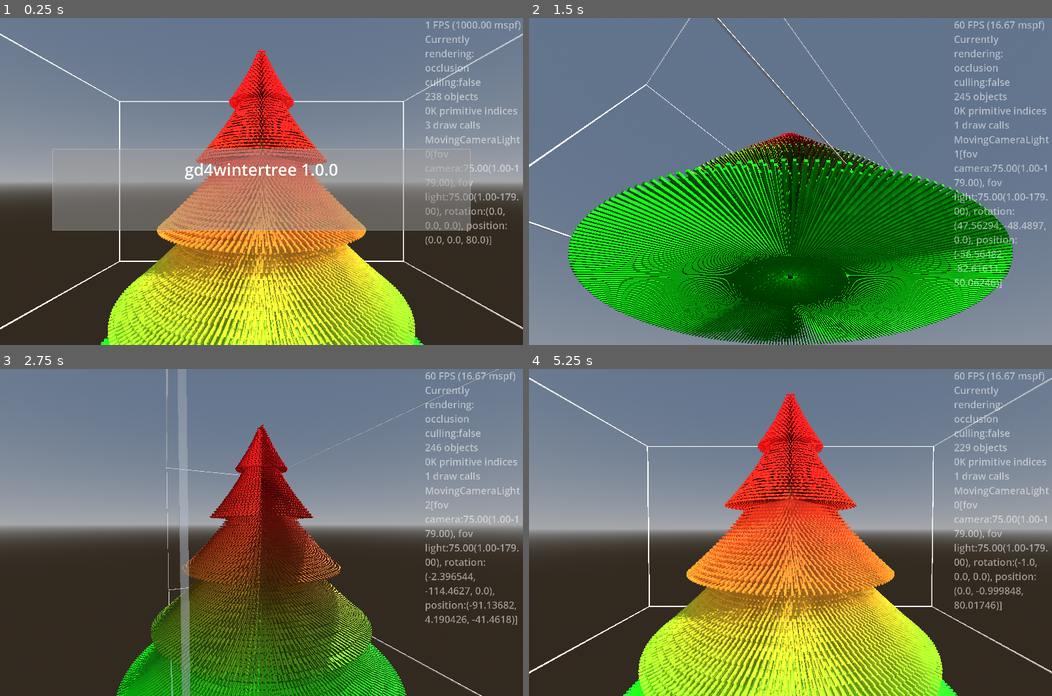
Above: before the commit, frames 1-4 (two rows, left to right).
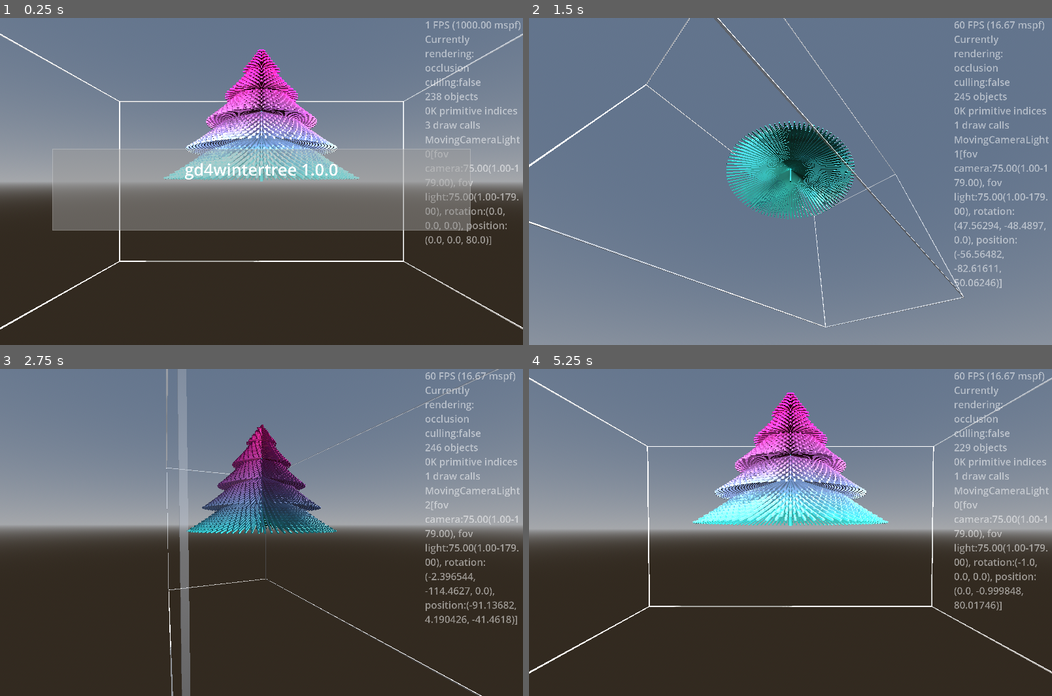
Above: after the commit, the same moments.

Repository: kasworld/gd4wintertree
Game: Godot game, scene res://main.tscn
The game is run twice, just before and just after one commit, with the same random seed, the same clock (stepped at 60 frames per second) and the same inputs.
Inputs (mouse positions are in pixels of both pictures, inside the frame that each line leads up to):
- Up to frame 1 (0.25 s): no input
- Up to frame 2 (1.5 s): tap Enter at 0.5 s; move the mouse to (905, 165) at 0.52 s; hold Right 0.53-1.28 s; tap Q at 0.6 s; click (905, 165) at 0.67 s; move the mouse to (685, 197) at 1.27 s; hold Down from 1.28 s (still down); tap E at 1.35 s
- Up to frame 3 (2.75 s): move the mouse to (313, 460) at 2.02 s; release Down at 2.03 s; hold Right from 2.03 s (still down); tap Enter at 2.1 s
- Up to frame 4 (5.25 s): move the mouse to (764, 597) at 2.77 s; release Right at 2.78 s; hold Up 2.78-3.53 s; tap Q at 2.85, 5.1 s; click (764, 597) at 2.92 s; move the mouse to (947, 581) at 3.52 s; hold Left 3.53-5.03 s; tap E at 3.6 s; move the mouse to (633, 483) at 4.27 s; tap Enter at 4.35 s; tap Space at 5 s; move the mouse to (816, 532) at 5.02 s; hold Down from 5.03 s (still down); click (816, 532) at 5.17 s

The runs differ from the first frame. In frame 1, 29% of the frame differs, in the area x 19-81%, y 9-100%; in frame 2, 39%, in the area x 3-93%, y 31-100%; in frame 3, 20%; in frame 4, 30%.

Commit message:
update LineTree

Diff:
--- a/line_tree/line_tree.gd
+++ b/line_tree/line_tree.gd
@@ -1,19 +1,26 @@
 extends Node3D
 class_name LineTree
 
-func _ready() -> void:
+
+func init(h :float, w :float, co1 :Color, co2 :Color) -> LineTree:
+	$"중심기둥".mesh.top_radius = w/1000
+	$"중심기둥".mesh.bottom_radius = w/100
+	$"중심기둥".mesh.height = h
+	$"중심기둥".mesh.material.albedo_color = co2
+	$"중심기둥".position.y = h /2
 	var lines := []
-	for y in range(50,-50,-1):
-		var rate := (50.0-y)/100.0
-		var r :float= lerp(1.0,40.0, rate ) + fposmod(rate*100,20)*rate
-		lines.append_array(make_lines(y,240*rate,10*rate,r))
-	$Lines.multi_line_by_pos(lines, 0.5, Color.DARK_GREEN,1.0)
-	$Lines.set_gradient_color_all(Color.RED, Color.GREEN)
+	for y in range(h,0,-1):
+		var rate := (h-y)/h
+		var r :float= lerp(1.0, w/2, rate ) + fposmod(rate*h, h/5)*rate
+		lines.append_array(make_lines(y,w*2*rate,10*rate,r))
+	$Lines.multi_line_by_pos(lines, 0.5, Color.WHITE)
+	$Lines.set_gradient_color_all(co1,co2)
+	return self
 
 func make_lines(start_y :float, count :int, h :float, r :float) -> Array:
 	var rtn := []
 	for i in count:
 		var rad := 2*PI / count *i
-		var to := Vector3(cos(rad)*r, start_y - h , sin(rad)*r)
-		rtn.append([Vector3(0,start_y,0), to])
+		var to := Vector3(cos(rad)*r, start_y  , sin(rad)*r)
+		rtn.append([Vector3(0,start_y+h,0), to])
 	return rtn
--- a/line_tree/line_tree.tscn
+++ b/line_tree/line_tree.tscn
@@ -7,13 +7,9 @@
 resource_local_to_scene = true
 
 [sub_resource type="StandardMaterial3D" id="StandardMaterial3D_2vil8"]
-albedo_color = Color(0, 0.29639584, 3.85046e-07, 1)
 
 [sub_resource type="CylinderMesh" id="CylinderMesh_mc5fr"]
 material = SubResource("StandardMaterial3D_2vil8")
-top_radius = 0.1
-bottom_radius = 1.0
-height = 100.0
 
 [node name="LineTree" type="Node3D"]
 script = ExtResource("1_oh0jj")
--- a/main.gd
+++ b/main.gd
@@ -48,7 +48,7 @@
 	$FixedCameraLight.make_current()
 	add_child( preload("res://multi_mesh_shape/multi_mesh_shape.tscn").instantiate(
 		).init_wire_box(WorldSize, WorldSize.length()/500, Color.WHITE, 0.5))
-
+	$LineTree.init(50, 50, random_color(),random_color())
 func random_color() -> Color:
 	return NamedColorList.color_list.pick_random()[0]
 
--- a/main.tscn
+++ b/main.tscn
@@ -1,8 +1,7 @@
-[gd_scene load_steps=13 format=3 uid="uid://c6maulcewyhy5"]
+[gd_scene load_steps=12 format=3 uid="uid://c6maulcewyhy5"]
 
 [ext_resource type="Script" uid="uid://bgj25qi5j8dgh" path="res://main.gd" id="1_ig7tw"]
 [ext_resource type="PackedScene" uid="uid://dl14flc0fkeyt" path="res://axis_arrow_3d/axis_arrow_3d.tscn" id="5_7mycd"]
-[ext_resource type="PackedScene" uid="uid://brv55p1qf1u4k" path="res://cone_tree/cone_tree.tscn" id="5_272bh"]
 [ext_resource type="PackedScene" uid="uid://c6cct2gj2a3im" path="res://timed_message/timed_message.tscn" id="5_lquwl"]
 [ext_resource type="PackedScene" uid="uid://cpcmrvaeq2qi" path="res://line_tree/line_tree.tscn" id="6_7mycd"]
 [ext_resource type="PackedScene" uid="uid://ces3a6yv0c5fi" path="res://moving_carmera_light/moving_camera_light.tscn" id="8_5vw27"]
@@ -93,7 +92,4 @@
 
 [node name="MovingCameraLightAround" parent="." instance=ExtResource("8_5vw27")]
 
-[node name="ConeTree" parent="." instance=ExtResource("5_272bh")]
-visible = false
-
 [node name="LineTree" parent="." instance=ExtResource("6_7mycd")]
